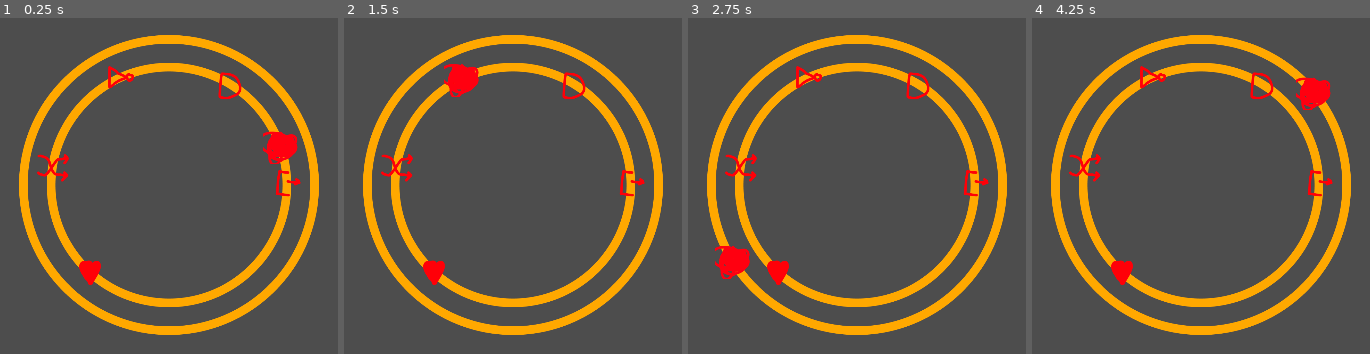
Above: before the commit, frames 1-4 (left to right).
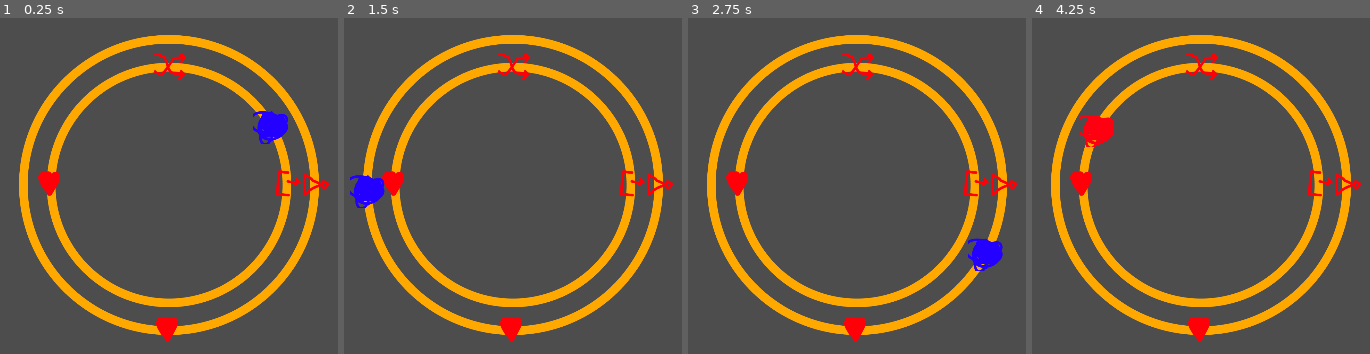
Above: after the commit, the same moments.

Repository: triangle-int/logi-charm
Game: Godot game, scene res://scenes/game.tscn
Same seed, same stepped clock (60 frames per second), same inputs: the game is played once before the commit and once after it.
Inputs (mouse positions are in pixels of both pictures, inside the frame that each line leads up to):
- Up to frame 1 (0.25 s): no input
- Up to frame 2 (1.5 s): move the mouse to (outside the picture) at 0.52 s; move the mouse to (354, 206) at 1.27 s
- Up to frame 3 (2.75 s): move the mouse to (938, 85) at 2.02 s
- Up to frame 4 (4.25 s): move the mouse to (1160, 273) at 2.77 s; move the mouse to (outside the picture) at 3.52 s

The runs differ from the first frame. In frame 1, 3.3% of the frame differs, in the area x 10-98%, y 10-97%; in frame 2, 3.2%; in frame 3, 3.4%, in the area x 7-98%, y 10-97%; in frame 4, 3.4%.

Commit message:
First 4 levels

Diff:
--- a/scenes/game.tscn
+++ b/scenes/game.tscn
@@ -4,8 +4,8 @@
 [ext_resource type="Script" path="res://scripts/radiuses.gd" id="1_nei7h"]
 [ext_resource type="PackedScene" uid="uid://b60ca387m477t" path="res://scenes/pointer.tscn" id="1_vpf3b"]
 [ext_resource type="Texture2D" uid="uid://c0248cft72o8a" path="res://sprites/rings/ring_2.png" id="2_68dsl"]
-[ext_resource type="PackedScene" uid="uid://b66fmfjhg1x4p" path="res://scenes/levels/test_level.tscn" id="2_xyqm8"]
 [ext_resource type="Texture2D" uid="uid://dvr68x74iehxd" path="res://sprites/rings/ring_3.png" id="3_b6fgw"]
+[ext_resource type="PackedScene" uid="uid://c67v7icd6c5bf" path="res://scenes/levels/level_4.tscn" id="6_n82jx"]
 
 [node name="Game" type="Node2D"]
 
@@ -32,4 +32,4 @@
 
 [node name="Pointer" parent="Center" instance=ExtResource("1_vpf3b")]
 
-[node name="TestLevel" parent="Center" instance=ExtResource("2_xyqm8")]
+[node name="Level" parent="Center" instance=ExtResource("6_n82jx")]
--- /dev/null
+++ b/scenes/levels/level_1.tscn
@@ -0,0 +1,22 @@
+[gd_scene load_steps=5 format=3 uid="uid://dg4tgewsq1sgl"]
+
+[ext_resource type="Script" path="res://scripts/level.gd" id="1_rpdq7"]
+[ext_resource type="PackedScene" uid="uid://pumfprhltbaf" path="res://scenes/components/init_component.tscn" id="2_j3qwm"]
+[ext_resource type="PackedScene" uid="uid://xjea3vckpfat" path="res://scenes/components/not_component.tscn" id="4_mtiev"]
+[ext_resource type="PackedScene" uid="uid://dtmhm8xn55o03" path="res://scenes/components/end_component.tscn" id="6_rsbyf"]
+
+[node name="Level" type="Node"]
+script = ExtResource("1_rpdq7")
+
+[node name="InitComponent" parent="." instance=ExtResource("2_j3qwm")]
+position = Vector2(169.75, 0)
+
+[node name="NotComponent" parent="." instance=ExtResource("4_mtiev")]
+position = Vector2(-70.6409, -154.353)
+angle = 1.571
+width = 2
+
+[node name="EndComponent" parent="." instance=ExtResource("6_rsbyf")]
+position = Vector2(-110.956, 128.467)
+activation_seq = Array[bool]([true, false])
+angle = 3.142
--- /dev/null
+++ b/scenes/levels/level_2.tscn
@@ -0,0 +1,27 @@
+[gd_scene load_steps=5 format=3 uid="uid://cunwq4ykl2eh7"]
+
+[ext_resource type="Script" path="res://scripts/level.gd" id="1_8w3dc"]
+[ext_resource type="PackedScene" uid="uid://pumfprhltbaf" path="res://scenes/components/init_component.tscn" id="2_h8s2h"]
+[ext_resource type="PackedScene" uid="uid://xjea3vckpfat" path="res://scenes/components/not_component.tscn" id="3_icyh5"]
+[ext_resource type="PackedScene" uid="uid://dtmhm8xn55o03" path="res://scenes/components/end_component.tscn" id="4_fuhvq"]
+
+[node name="Level" type="Node"]
+script = ExtResource("1_8w3dc")
+
+[node name="InitComponent" parent="." instance=ExtResource("2_h8s2h")]
+position = Vector2(169.75, 0)
+
+[node name="EndComponent1" parent="." instance=ExtResource("4_fuhvq")]
+position = Vector2(-110.956, 128.467)
+activation_seq = Array[bool]([false, true])
+angle = 1.571
+
+[node name="NotComponent" parent="." instance=ExtResource("3_icyh5")]
+position = Vector2(-70.6409, -154.353)
+angle = 3.142
+width = 2
+
+[node name="EndComponent2" parent="." instance=ExtResource("4_fuhvq")]
+position = Vector2(-110.956, 128.467)
+activation_seq = Array[bool]([true, false])
+angle = 4.712
--- /dev/null
+++ b/scenes/levels/level_3.tscn
@@ -0,0 +1,29 @@
+[gd_scene load_steps=5 format=3 uid="uid://cclit4kwl4q0v"]
+
+[ext_resource type="Script" path="res://scripts/level.gd" id="1_0sjrs"]
+[ext_resource type="PackedScene" uid="uid://pumfprhltbaf" path="res://scenes/components/init_component.tscn" id="2_e5p53"]
+[ext_resource type="PackedScene" uid="uid://e33vqmafam83" path="res://scenes/components/swap_component.tscn" id="3_im6mh"]
+[ext_resource type="PackedScene" uid="uid://dtmhm8xn55o03" path="res://scenes/components/end_component.tscn" id="3_w2ujn"]
+
+[node name="Level" type="Node"]
+script = ExtResource("1_0sjrs")
+
+[node name="InitComponent" parent="." instance=ExtResource("2_e5p53")]
+position = Vector2(169.75, 0)
+
+[node name="SwapComponent" parent="." instance=ExtResource("3_im6mh")]
+position = Vector2(87, 114)
+angle = 1.571
+width = 2
+
+[node name="EndComponent1" parent="." instance=ExtResource("3_w2ujn")]
+position = Vector2(-110.956, 128.467)
+activation_seq = Array[bool]([false, false])
+angle = 3.142
+width = 2
+
+[node name="EndComponent2" parent="." instance=ExtResource("3_w2ujn")]
+position = Vector2(-110.956, 128.467)
+activation_seq = Array[bool]([false])
+angle = 4.712
+attached_to = 1
--- /dev/null
+++ b/scenes/levels/level_4.tscn
@@ -0,0 +1,34 @@
+[gd_scene load_steps=6 format=3 uid="uid://c67v7icd6c5bf"]
+
+[ext_resource type="Script" path="res://scripts/level.gd" id="1_4devw"]
+[ext_resource type="PackedScene" uid="uid://pumfprhltbaf" path="res://scenes/components/init_component.tscn" id="2_iqlfy"]
+[ext_resource type="PackedScene" uid="uid://e33vqmafam83" path="res://scenes/components/swap_component.tscn" id="3_8am1i"]
+[ext_resource type="PackedScene" uid="uid://dtmhm8xn55o03" path="res://scenes/components/end_component.tscn" id="4_ar3e4"]
+[ext_resource type="PackedScene" uid="uid://xjea3vckpfat" path="res://scenes/components/not_component.tscn" id="5_7qqsc"]
+
+[node name="Level" type="Node"]
+script = ExtResource("1_4devw")
+
+[node name="InitComponent" parent="." instance=ExtResource("2_iqlfy")]
+position = Vector2(169.75, 0)
+
+[node name="SwapComponent" parent="." instance=ExtResource("3_8am1i")]
+position = Vector2(87, 114)
+angle = 1.571
+width = 2
+
+[node name="EndComponent1" parent="." instance=ExtResource("4_ar3e4")]
+position = Vector2(-110.956, 128.467)
+activation_seq = Array[bool]([false, true])
+angle = 3.142
+width = 2
+
+[node name="EndComponent2" parent="." instance=ExtResource("4_ar3e4")]
+position = Vector2(-110.956, 128.467)
+activation_seq = Array[bool]([false])
+angle = 4.712
+attached_to = 1
+
+[node name="NotComponent" parent="." instance=ExtResource("5_7qqsc")]
+position = Vector2(87, 114)
+attached_to = 1
--- a/scenes/levels/test_level.tscn
+++ b/scenes/levels/test_level.tscn
@@ -7,12 +7,11 @@
 [ext_resource type="PackedScene" uid="uid://dtmhm8xn55o03" path="res://scenes/components/end_component.tscn" id="4_vwkne"]
 [ext_resource type="PackedScene" uid="uid://e33vqmafam83" path="res://scenes/components/swap_component.tscn" id="5_ep30y"]
 
-[node name="TestLevel" type="Node"]
+[node name="Level" type="Node"]
 script = ExtResource("1_44y38")
 
 [node name="InitComponent" parent="." instance=ExtResource("2_0ogxl")]
 position = Vector2(169.75, 0)
-start_high = true
 
 [node name="AndComponent" parent="." instance=ExtResource("3_vo0ha")]
 position = Vector2(91.7163, -142.84)
--- a/scripts/signal_manager.gd
+++ b/scripts/signal_manager.gd
@@ -10,10 +10,10 @@
 
 func send_signal(index: int, high: bool, from: BaseComponent):
 	var next_angle = TAU
-	var next: BaseComponent = components[0]
+	var next: BaseComponent = null
 
 	var components_at_rings = components.filter(
-		func(c): return index >= c.attached_to and index <= c.attached_to + c.width
+		func(c): return index >= c.attached_to and index <= c.attached_to + c.width - 1
 	)
 
 	for comp in components_at_rings:
